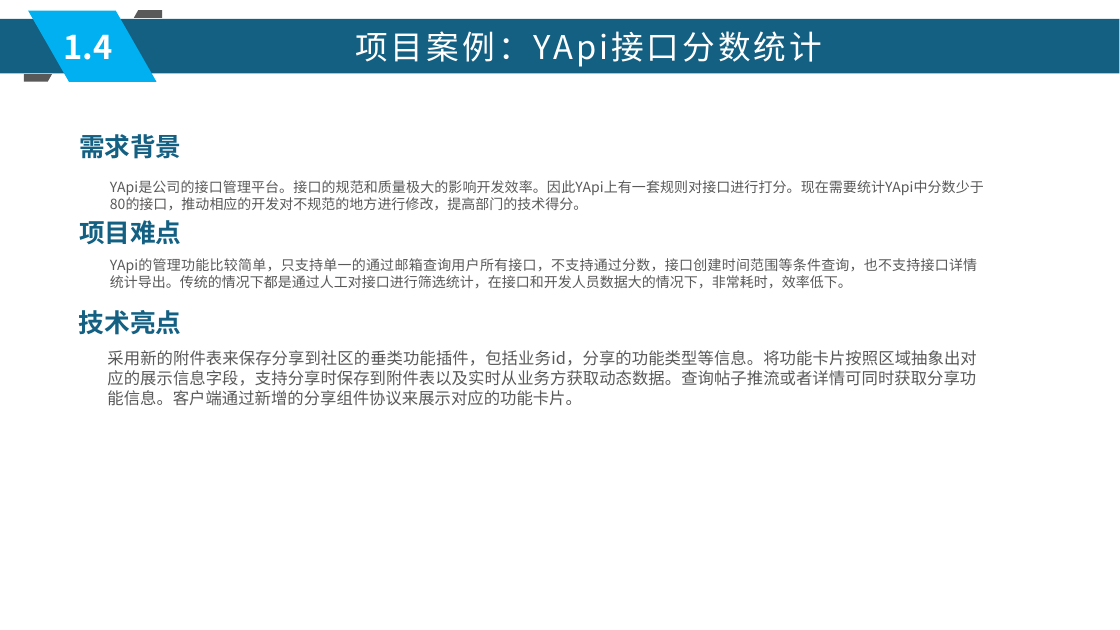
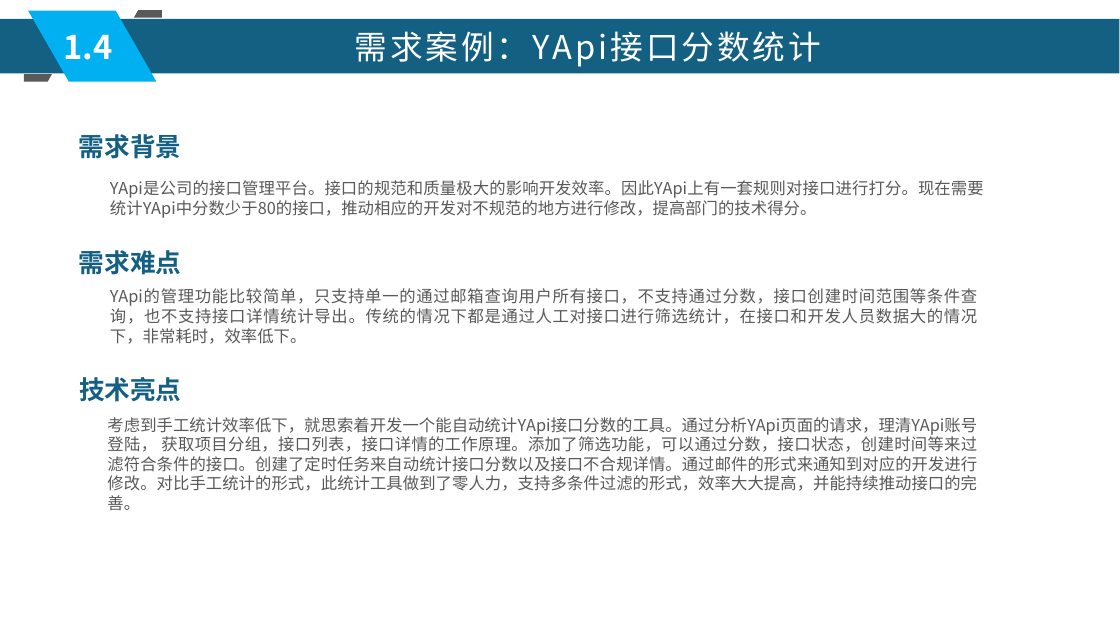
Before and after one commit to xljnc/husky-starter, a slide deck: slide 7 of doc/zzdb.pptx. Drawn at 1120x630 pixels with LibreOffice and Linux fonts; fonts in the diff are those of the drawing. Boxes give left, top, right and bottom in pixels: in the first picture for what was removed or moved away, otherwise in the second. Text is boxed around its words. In the diff, an @@ line names an element or a change of style, - is before the commit and + after.

```diff
--- a/doc/zzdb.pptx
+++ b/doc/zzdb.pptx
@@ text at [355,31,821,67]: text changed @@
-项目案例：YApi接口分数统计
+需求案例：YApi接口分数统计
@@ text "YApi是公司的接口管理平台。接口的规范和质量极大的影响开发效率。因此YApi上有一套规则对接口进行打分。现在需要统计Y ..." at [110,180,984,218]: size 12 to 14 pt @@
@@ text at [79,250,182,275]: text changed @@
-项目难点
+需求难点
@@ text "YApi的管理功能比较简单，只支持单一的通过邮箱查询用户所有接口，不支持通过分数，接口创建时间范围等条件查询，也不支持接 ..." at [110,288,977,344]: size 12 to 14 pt @@
@@ text "YApi的管理功能比较简单，只支持单一的通过邮箱查询用户所有接口，不支持通过分数，接口创建时间范围等条件查询，也不支持接 ...": place and size @@
-text "YApi的管理功能比较简单，只支持单一的通过邮箱查询用户所有接口，不支持通过分数，接口创建时间范围等条件查询，也不支持接 ..." at [110,258,977,288]
+text "YApi的管理功能比较简单，只支持单一的通过邮箱查询用户所有接口，不支持通过分数，接口创建时间范围等条件查询，也不支持接 ..." at [110,288,977,344]
@@ text removed at [107,350,976,406] @@
-采用新的附件表来保存分享到社区的垂类功能插件，包括业务id，分享的功能类型等信息。将功能卡片按照区域抽象出对应的展示信息字段，支持分享时保存到附件表以及实时从业务方获取动态数据。查询帖子推流或者详情可同时获取分享功能信息。客户端通过新增的分享组件协议来展示对应的功能卡片。
@@ text "技术亮点": place and size @@
-text "技术亮点" at [79,310,182,335]
+text "技术亮点" at [79,377,182,402]
@@ text added at [107,417,977,510], 14 pt, text #595959 @@
+考虑到手工统计效率低下，就思索着开发一个能自动统计YApi接口分数的工具。通过分析YApi页面的请求，理清YApi账号登陆， 获取项目分组，接口列表，接口详情的工作原理。添加了筛选功能，可以通过分数，接口状态，创建时间等来过滤符合条件的接口。创建了定时任务来自动统计接口分数以及接口不合规详情。通过邮件的形式来通知到对应的开发进行修改。对比手工统计的形式，此统计工具做到了零人力，支持多条件过滤的形式，效率大大提高，并能持续推动接口的完善。
```
Also in this commit, not shown: 10 other slides changed, 4 slides added, 6 slides removed, 1 other file.
